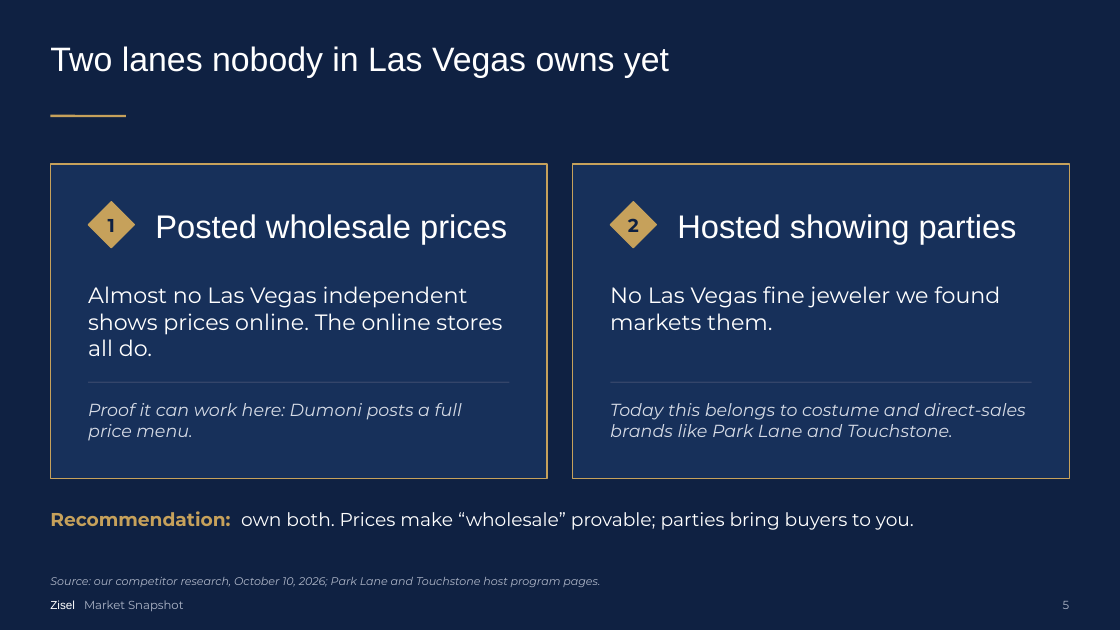
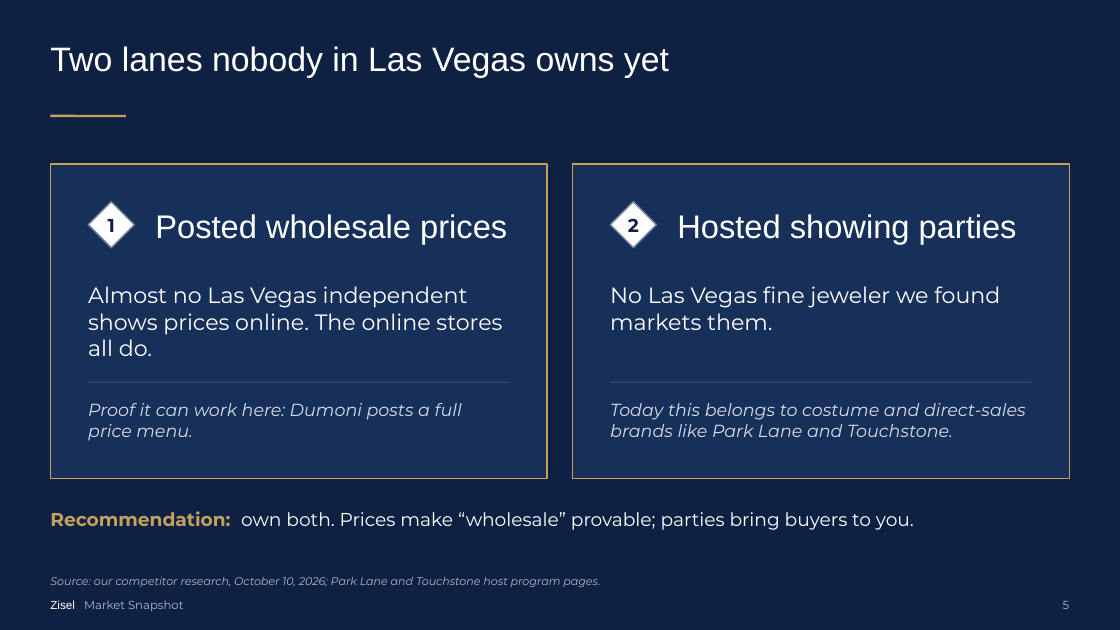
Before and after one commit to Sip-Coder/zisel-jewelry, a slide deck: slide 5 of deck/Zisel_Market_Snapshot.pptx. Drawn at 1120x630 pixels with LibreOffice and Linux fonts; fonts in the diff are those of the drawing. Boxes give left, top, right and bottom in pixels: in the first picture for what was removed or moved away, otherwise in the second. Text is boxed around its words. In the diff, an @@ line names an element or a change of style, - is before the commit and + after.

```diff
--- a/deck/Zisel_Market_Snapshot.pptx
+++ b/deck/Zisel_Market_Snapshot.pptx
@@ diamond at (x1=88, y1=202, x2=134, y2=248): fill #C6A15B to #FFFFFF; outline #C6A15B 1 pt to #6F7F99 1.25 pt @@
@@ diamond at (x1=610, y1=202, x2=656, y2=248): fill #C6A15B to #FFFFFF; outline #C6A15B 1 pt to #6F7F99 1.25 pt @@
```
Also in this commit, not shown: 3 other slides changed, 15 other files.
